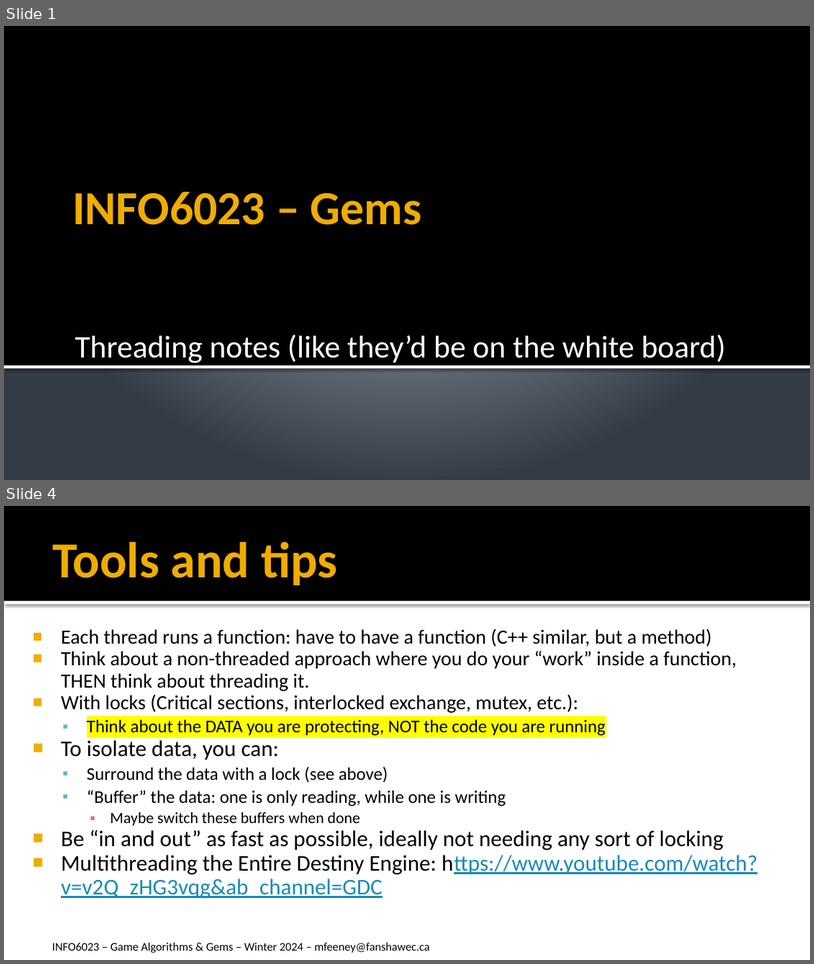
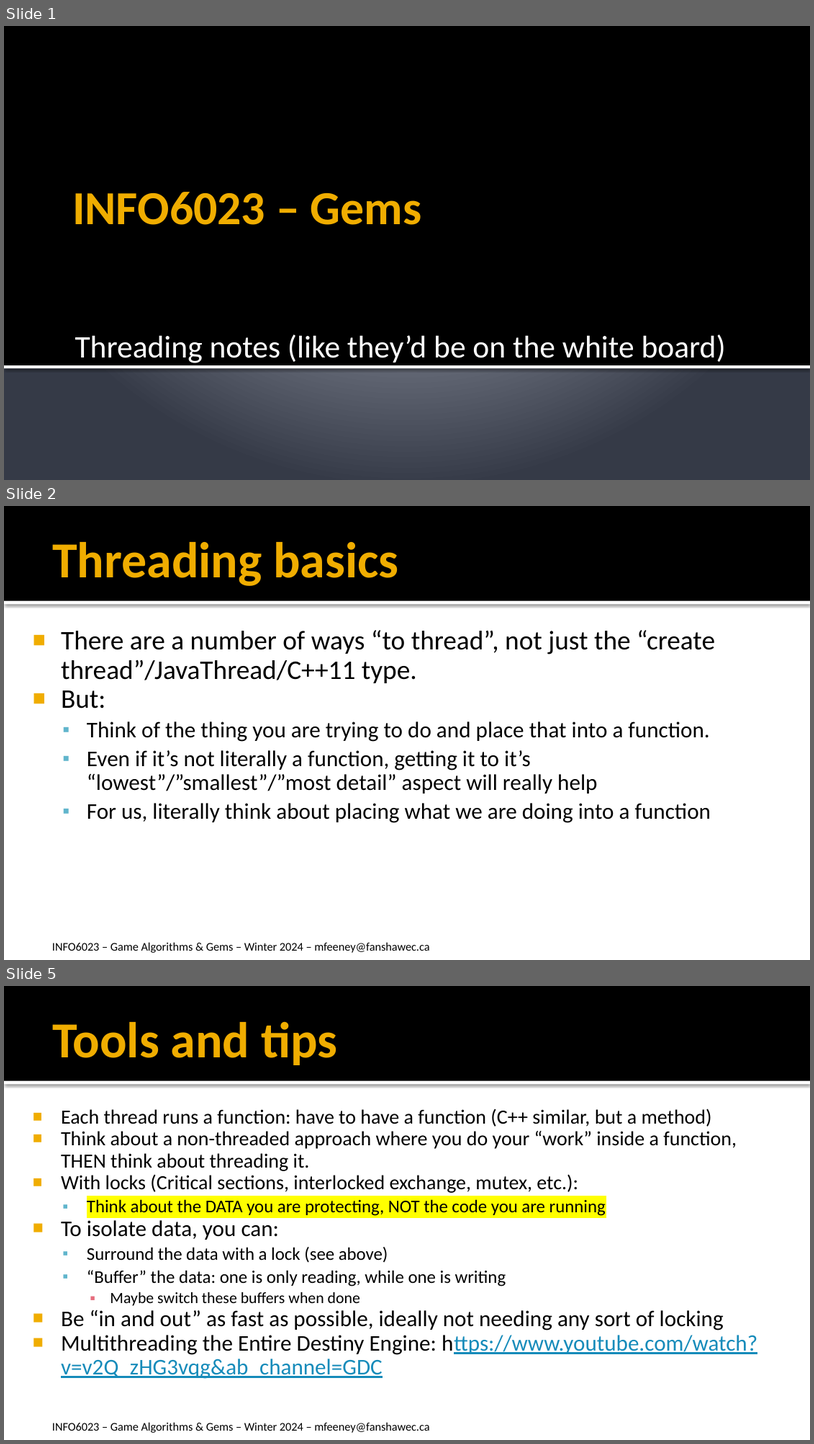
Before and after one commit to FeeneyCodes/GDP202425, a slide deck: 6023_Algor_Gems_(2025)/Day2Day/W04 (threading)/6023_W04_Threading_Notes.pptx. Shown one above the other, each under a label of ours: slides 1 and 4 before the commit, slides 1, 2 and 5 after it; the slides between them are not shown. The pictures are 814x964 and 814x1444 pixels, drawn with LibreOffice and Linux fonts; fonts in the diff are those of the drawing. Boxes give left, top, right and bottom in pixels: in the first picture for what was removed or moved away, otherwise in the second. Text is boxed around its words. In the diff, an @@ line names an element or a change of style, - is before the commit and + after.

```diff
--- a/6023_Algor_Gems_(2025)/Day2Day/W04 (threading)/6023_W04_Threading_Notes.pptx
+++ b/6023_Algor_Gems_(2025)/Day2Day/W04 (threading)/6023_W04_Threading_Notes.pptx
@@ slide 2 added at box(4, 506, 810, 960), background #FFFFFF; not listed: 3 template elements that a slide beside it also shows @@
@@ title added at box(52, 542, 399, 586), 45 pt, text #F0AD00, bold @@
+Threading basics
@@ text added at box(61, 630, 715, 823), 20 pt, text #000000 @@
+■ There are a number of ways “to thread”, not just the “create thread”/JavaThread/C++11 type.
+■ But:
+  ▪ Think of the thing you are trying to do and place that into a function.
+  ▪ Even if it’s not literally a function, getting it to it’s “lowest”/”smallest”/”most detail” aspect will really help
+  ▪ For us, literally think about placing what we are doing into a function
@@ what was slide 4 is now slide 5 @@
```
Also in this commit, not shown: 1 slide changed, 2 other slides added, 1 other file.
